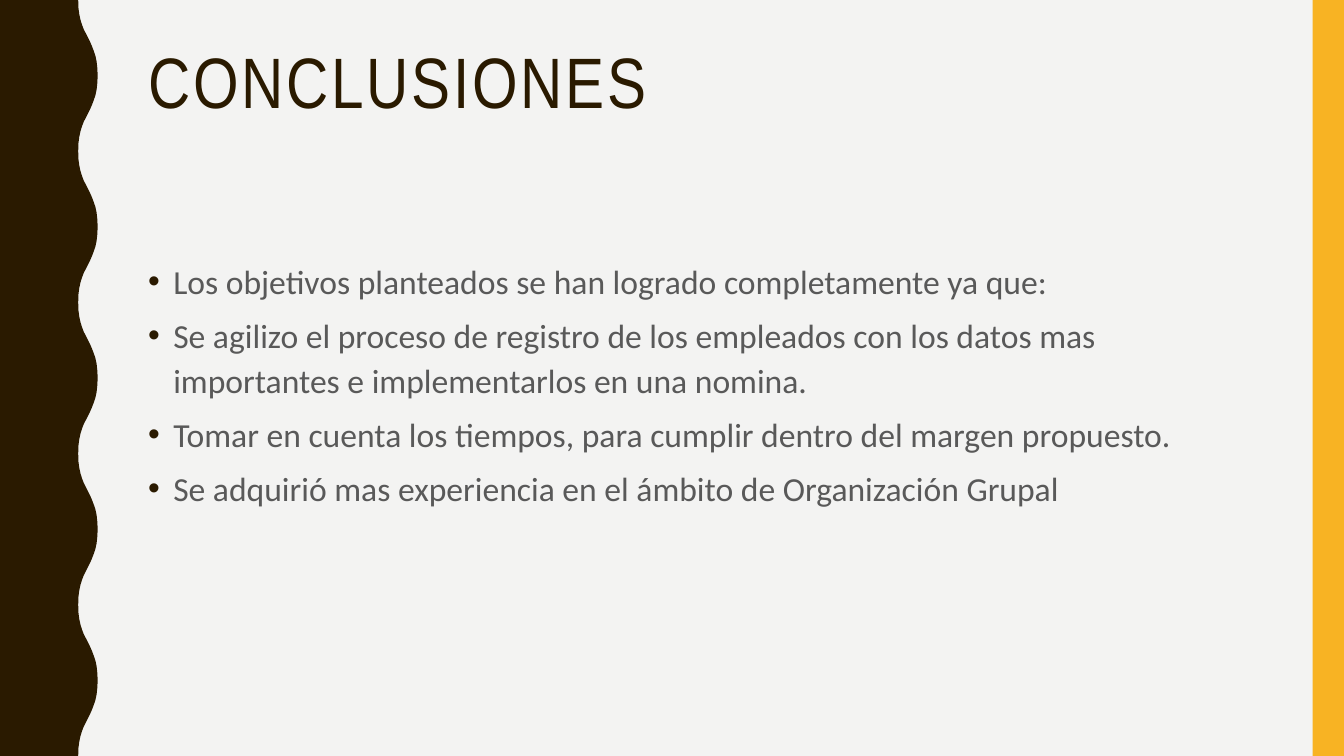
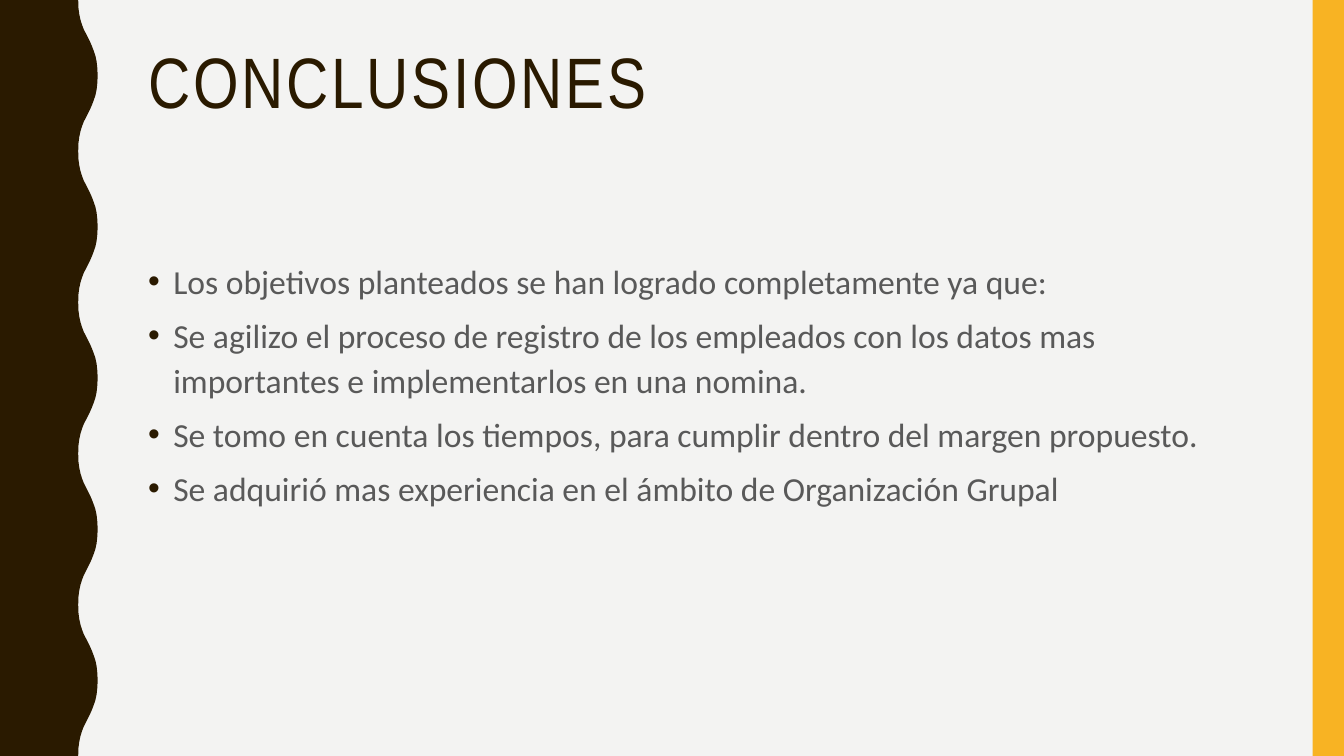
Before and after one commit to dahidalgo18/4618_G4_MDSW, a slide deck: slide 19 of PRESENTACION/Agenda de proyecto grupo 4.pptx (slide 13 before the commit). Drawn at 1344x756 pixels with LibreOffice and Linux fonts; fonts in the diff are those of the drawing. Boxes give left, top, right and bottom in pixels: in the first picture for what was removed or moved away, otherwise in the second. Text is boxed around its words. In the diff, an @@ line names an element or a change of style, - is before the commit and + after.

```diff
--- a/PRESENTACION/Agenda de proyecto grupo 4.pptx
+++ b/PRESENTACION/Agenda de proyecto grupo 4.pptx
@@ text at box(173, 423, 1197, 453): text changed @@
-• Tomar en cuenta los tiempos, para cumplir dentro del margen propuesto.
+• Se tomo en cuenta los tiempos, para cumplir dentro del margen propuesto.
```
Also in this commit, not shown: 3 other slides changed, 6 slides added, 2 other files.
